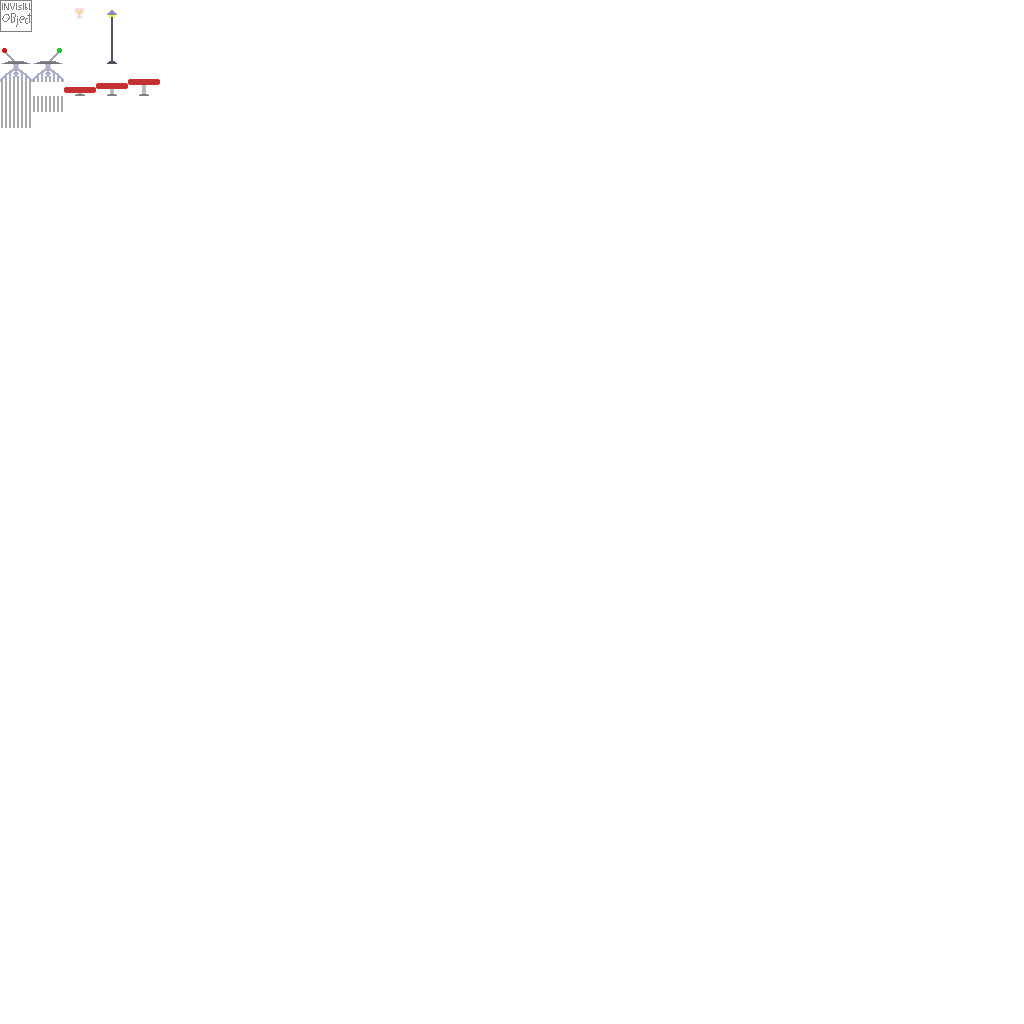
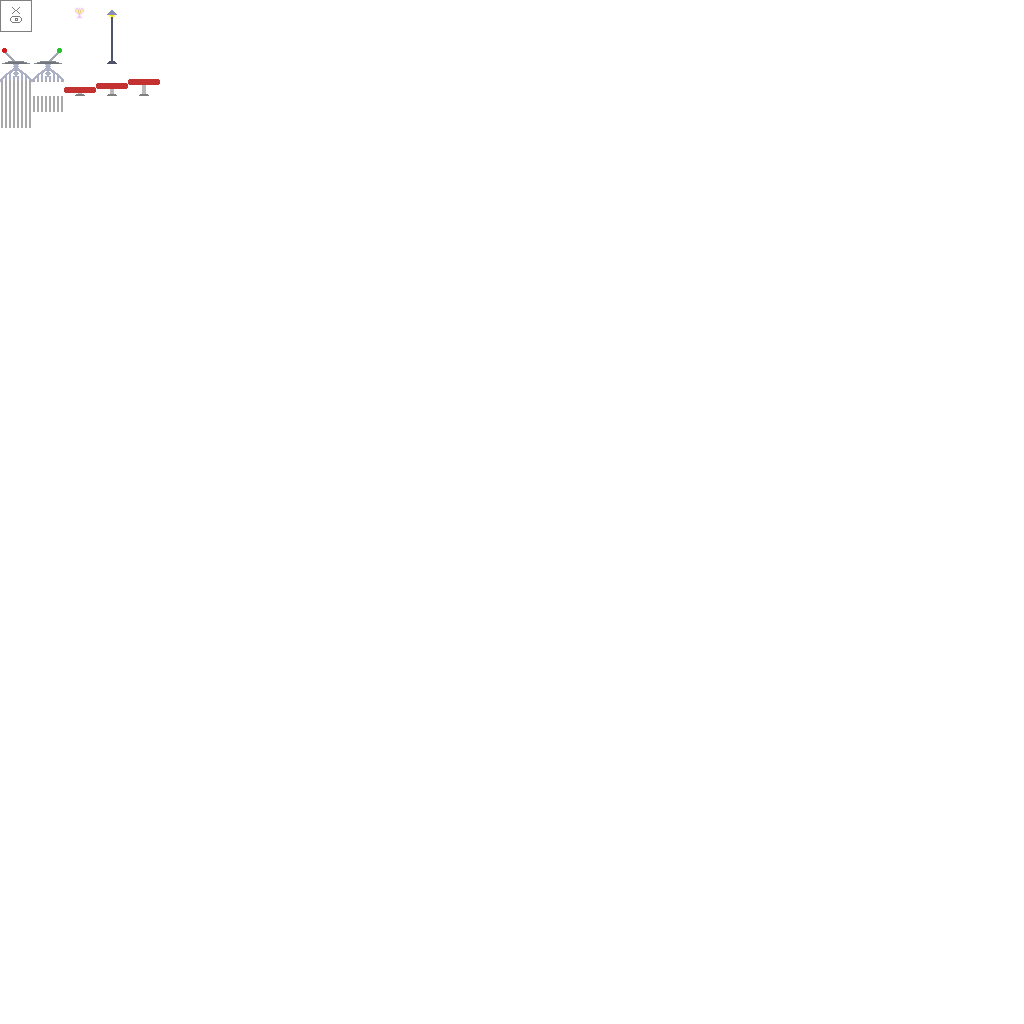
Two versions of the same layered image (1024x1024). Layer-by-layer changes:
painted on "FG" over [2, 3, 31, 27]
